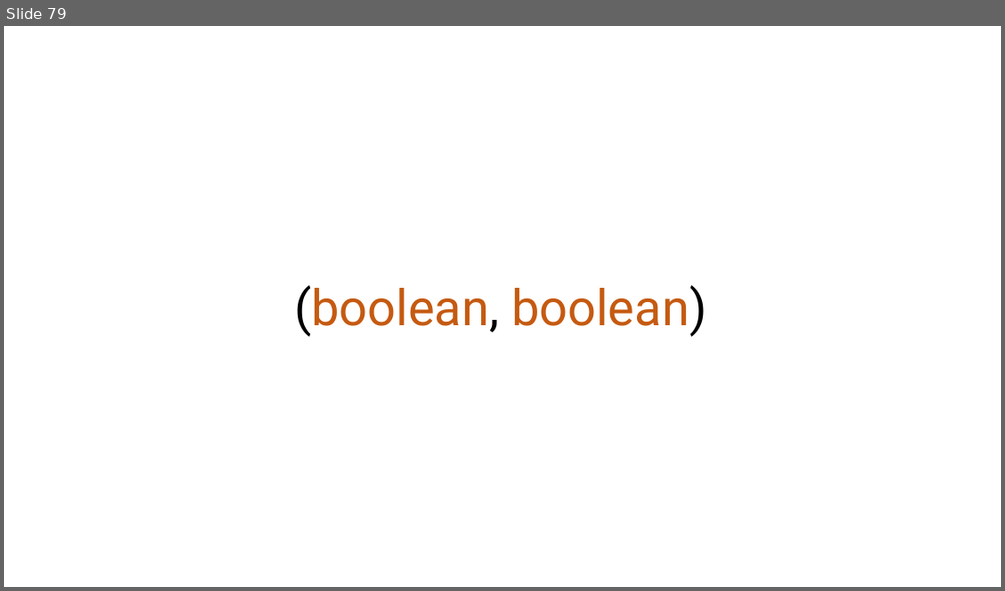
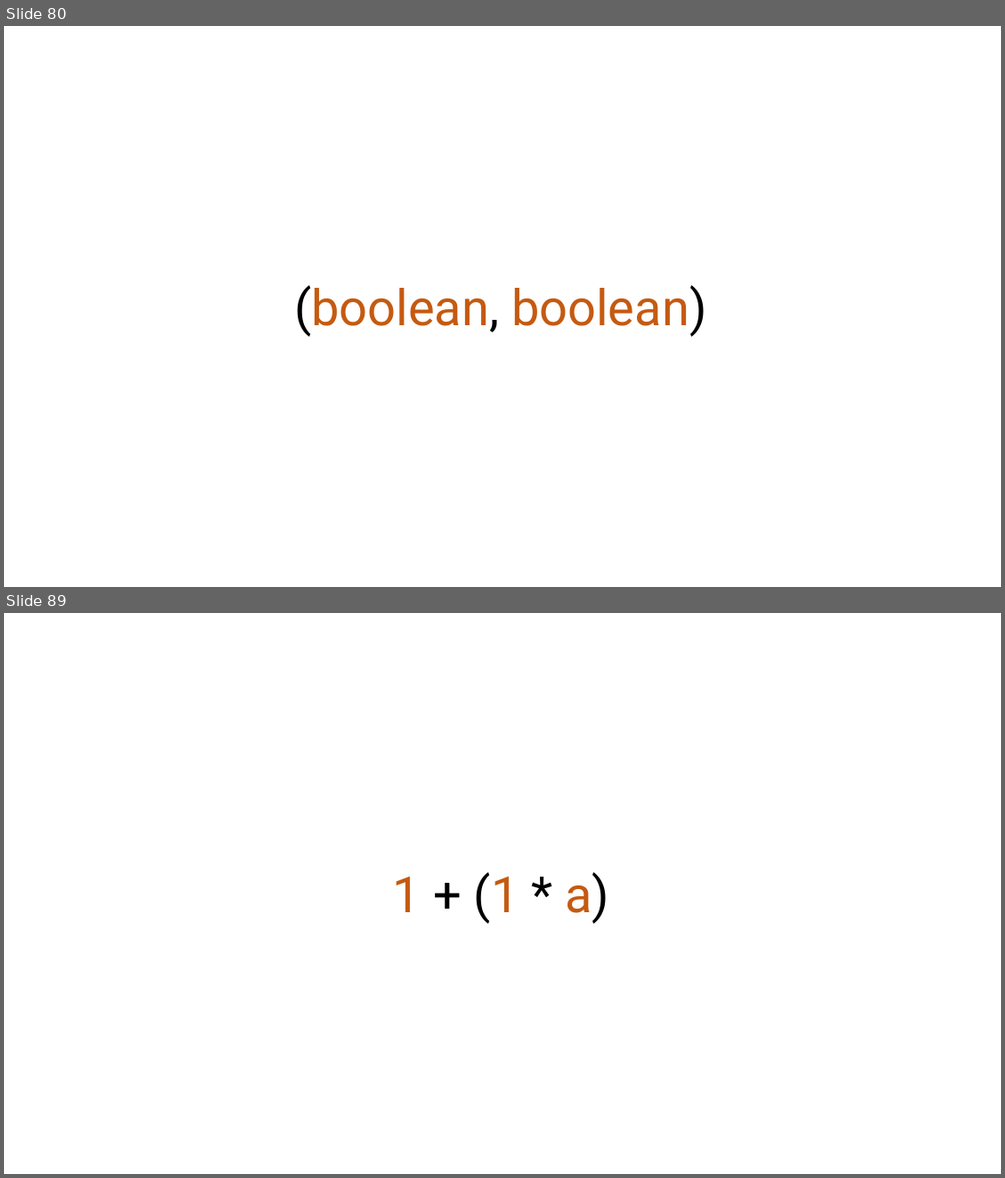
Before and after one commit to rkhaimov/brain-gym, a slide deck: Презентация.pptx. Shown one above the other, each under a label of ours: slide 79 before the commit, slides 80 and 89 after it; the slides between them are not shown. The pictures are 1005x591 and 1005x1178 pixels, drawn with LibreOffice and Linux fonts; fonts in the diff are those of the drawing. Boxes give left, top, right and bottom in pixels: in the first picture for what was removed or moved away, otherwise in the second. Text is boxed around its words. In the diff, an @@ line names an element or a change of style, - is before the commit and + after.

```diff
--- a/Презентация.pptx
+++ b/Презентация.pptx
@@ slide 89 added at [4, 613, 1001, 1174], background #FFFFFF @@
@@ text added at [393, 872, 609, 924], 48 pt, text #000000 @@
+1 + (1 * a)
@@ what was slide 79 is now slide 80 @@
```
Also in this commit, not shown: 1 slide changed, 18 other slides added, 8 slides removed, 4 other files.
